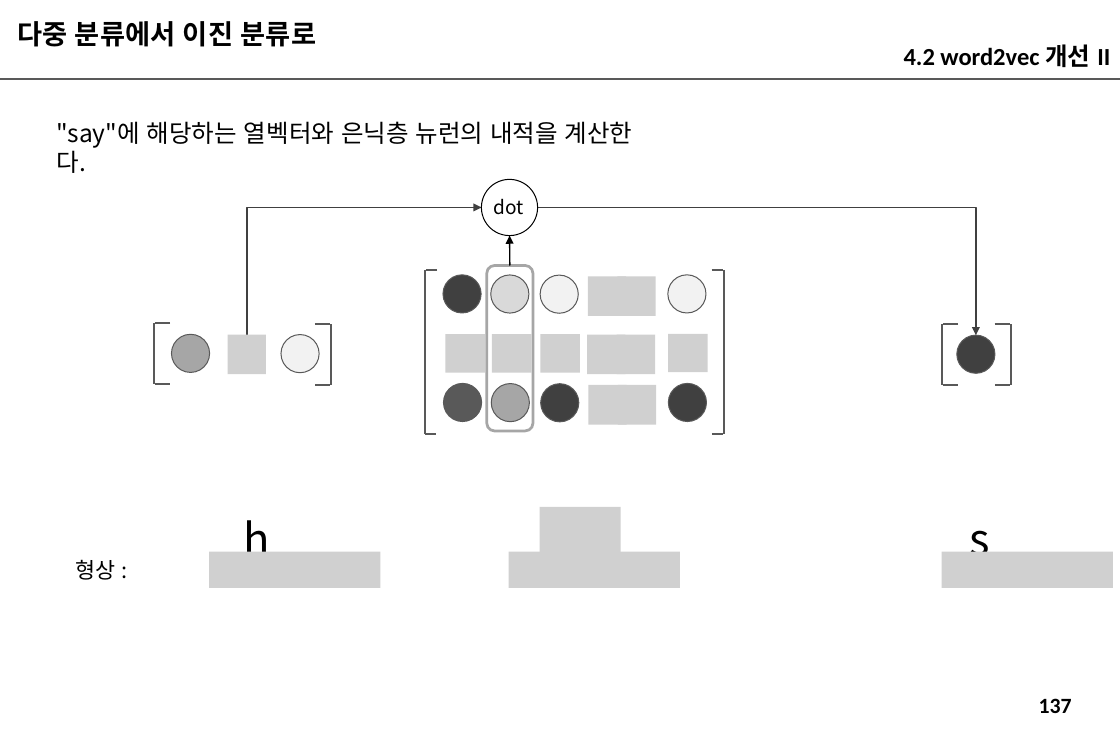
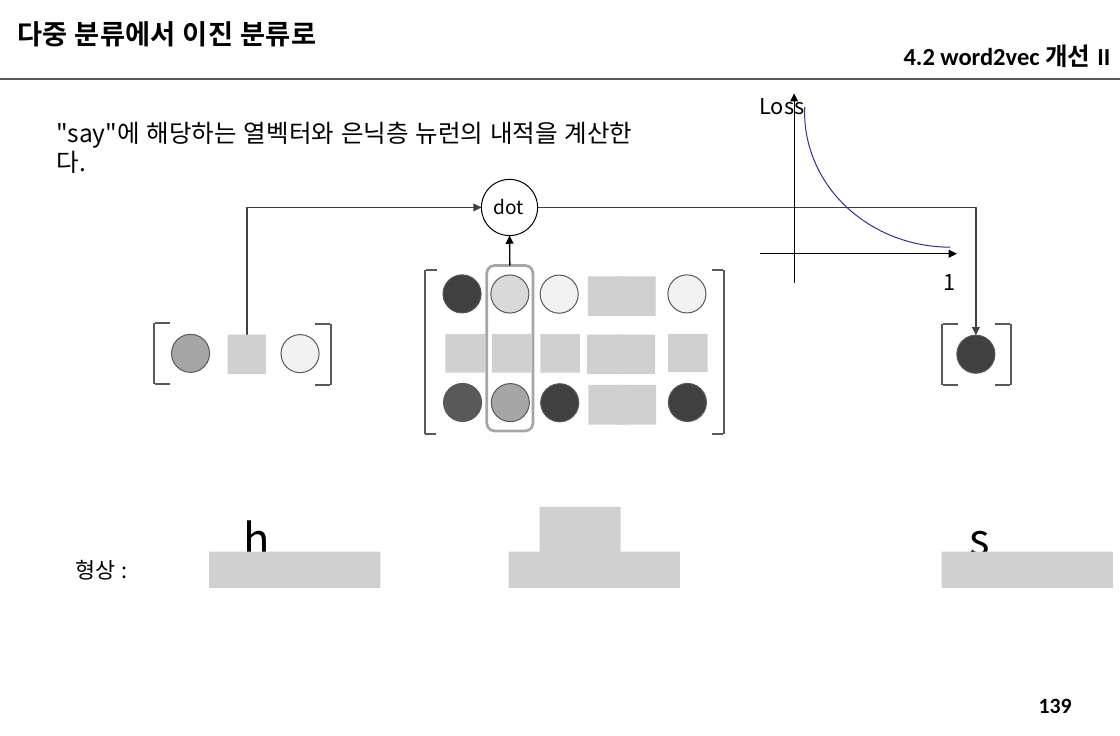
Before and after one commit to imguru-mooc/deep_learning_nlp, a slide deck: slide 139 of 인공지능_자연어처리_2_판서.pptx (slide 137 before the commit). Drawn at 1120x736 pixels with LibreOffice and Linux fonts; fonts in the diff are those of the drawing; grey boxes stand for pictures. Boxes give left, top, right and bottom in pixels: in the first picture for what was removed or moved away, otherwise in the second. Text is boxed around its words. In the diff, an @@ line names an element or a change of style, - is before the commit and + after.

```diff
--- a/인공지능_자연어처리_2_판서.pptx
+++ b/인공지능_자연어처리_2_판서.pptx
@@ arc (boxed as its full ellipse) added at (804,0,1095,247), outline #2F2F98 0.75 pt @@
@@ text added at (759,93,804,120), 16 pt, text #000000 @@
+Loss
@@ arrow added from (794, 282) to (794, 93), #000000 0.75 pt @@
@@ arrow added from (760, 254) to (957, 254), #000000 0.75 pt @@
@@ text added at (944,274,956,290), 16 pt, text #000000 @@
+1
@@ page number at (1039,698,1072,713): text changed @@
-137
+139
```
Also in this commit, not shown: 6 other slides changed, 2 slides added.
